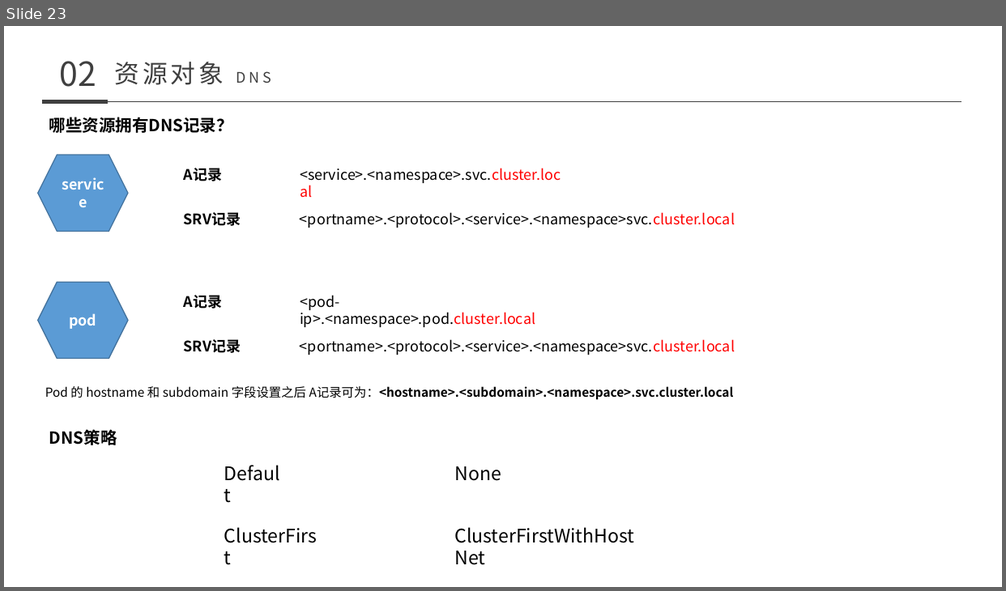
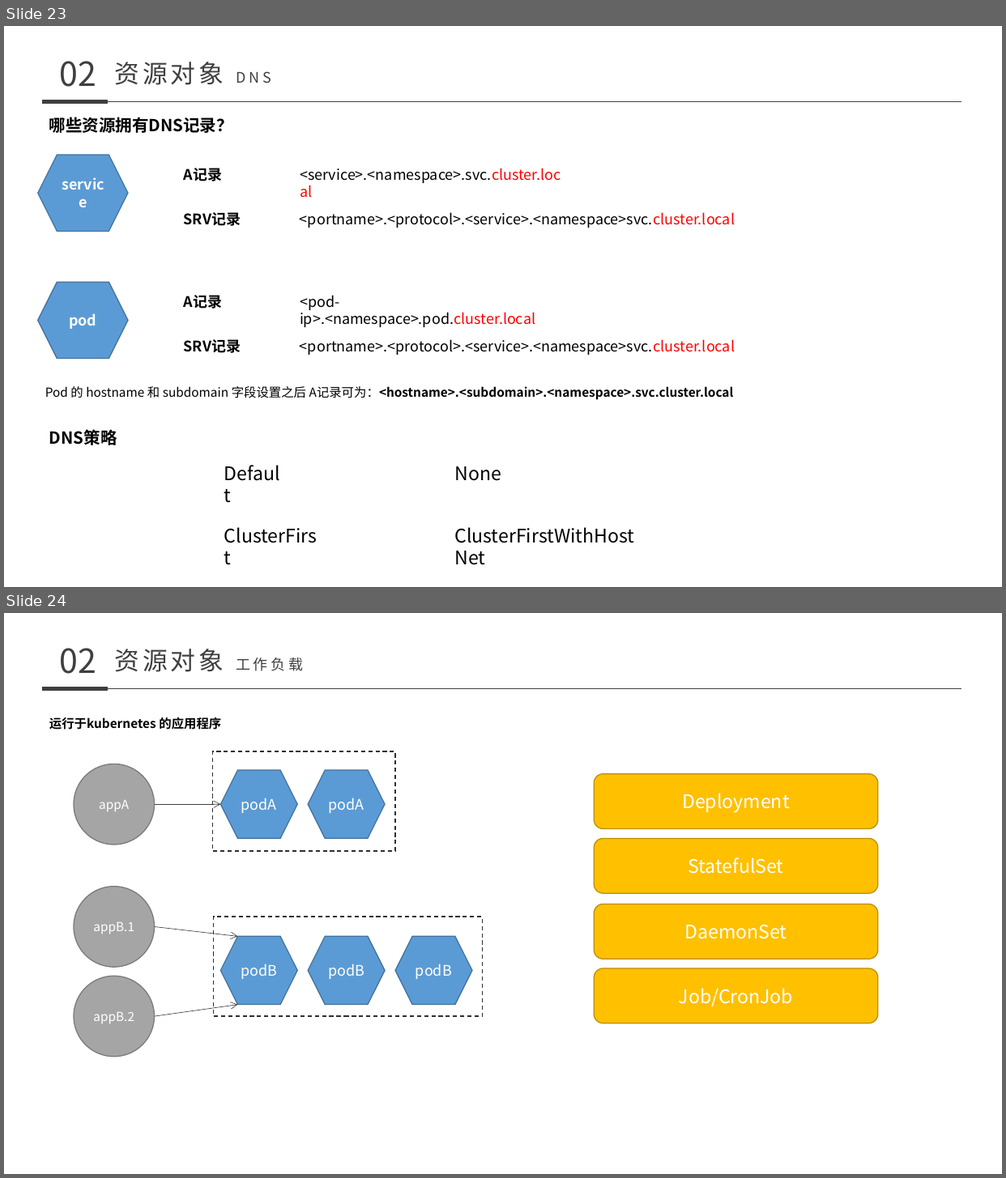
Before and after one commit to nutionMedivn/Kubernetes-training-camp, a slide deck: 基础/008-011 kubernetes.pptx. Shown one above the other, each under a label of ours: slide 23 before the commit, slides 23 and 24 after it. The pictures are 1006x591 and 1006x1178 pixels, drawn with LibreOffice and Linux fonts; fonts in the diff are those of the drawing. Boxes give left, top, right and bottom in pixels: in the first picture for what was removed or moved away, otherwise in the second. Text is boxed around its words. In the diff, an @@ line names an element or a change of style, - is before the commit and + after.

```diff
--- a/基础/008-011 kubernetes.pptx
+++ b/基础/008-011 kubernetes.pptx
@@ slide 24 added at bbox=[4, 613, 1002, 1174], background #FFFFFF @@
@@ text added at bbox=[60, 648, 97, 674], 32 pt, text #3F3F3F @@
+02
@@ text added at bbox=[115, 649, 304, 672], 24 pt, text #3F3F3F @@
+资源对象 工作负载
@@ line added from (42, 688) to (108, 688), #3F3F3F 4.5 pt @@
@@ line added from (108, 688) to (961, 688), #3F3F3F 0.5 pt @@
@@ text added at bbox=[49, 717, 221, 730], 12 pt, text #000000, bold @@
+运行于kubernetes 的应用程序
@@ rectangle added at bbox=[213, 752, 395, 851], outline #2F2F2F 1 pt dashed @@
@@ ellipse added at bbox=[74, 764, 155, 845], fill #A5A5A5, outline #7A7A7A 1 pt, 12 pt, text #FFFFFF @@
+appA
@@ hexagon added at bbox=[220, 770, 297, 838], fill #5B9BD5, outline #43739E 1 pt, 14 pt, text #FFFFFF @@
+podA
@@ hexagon added at bbox=[308, 770, 385, 838], fill #5B9BD5, outline #43739E 1 pt, 14 pt, text #FFFFFF @@
+podA
@@ rounded rectangle added at bbox=[594, 774, 878, 828], fill #FFC000, outline #BD8E00 1 pt, 18 pt, text #FFFFFF @@
+Deployment
@@ arrow added from (155, 805) to (220, 805), #3F3F3F 0.5 pt @@
@@ rounded rectangle added at bbox=[594, 838, 878, 893], fill #FFC000, outline #BD8E00 1 pt, 18 pt, text #FFFFFF @@
+StatefulSet
@@ ellipse added at bbox=[74, 886, 155, 967], fill #A5A5A5, outline #7A7A7A 1 pt, 12 pt, text #FFFFFF @@
+appB.1
@@ arrow added from (155, 926) to (237, 936), #3F3F3F 0.5 pt @@
@@ rectangle added at bbox=[214, 917, 484, 1016], outline #2F2F2F 1 pt dashed @@
@@ rounded rectangle added at bbox=[594, 905, 878, 959], fill #FFC000, outline #BD8E00 1 pt, 18 pt, text #FFFFFF @@
+DaemonSet
@@ hexagon added at bbox=[220, 936, 297, 1004], fill #5B9BD5, outline #43739E 1 pt, 14 pt, text #FFFFFF @@
+podB
@@ hexagon added at bbox=[308, 936, 385, 1004], fill #5B9BD5, outline #43739E 1 pt, 14 pt, text #FFFFFF @@
+podB
@@ hexagon added at bbox=[395, 936, 473, 1004], fill #5B9BD5, outline #43739E 1 pt, 14 pt, text #FFFFFF @@
+podB
@@ ellipse added at bbox=[74, 976, 155, 1057], fill #A5A5A5, outline #7A7A7A 1 pt, 12 pt, text #FFFFFF @@
+appB.2
@@ rounded rectangle added at bbox=[594, 969, 878, 1023], fill #FFC000, outline #BD8E00 1 pt, 18 pt, text #FFFFFF @@
+Job/CronJob
@@ arrow added from (155, 1016) to (237, 1004), #3F3F3F 0.5 pt @@
```
Also in this commit, not shown: 1 slide changed, 42 other slides added, 9 other files.
